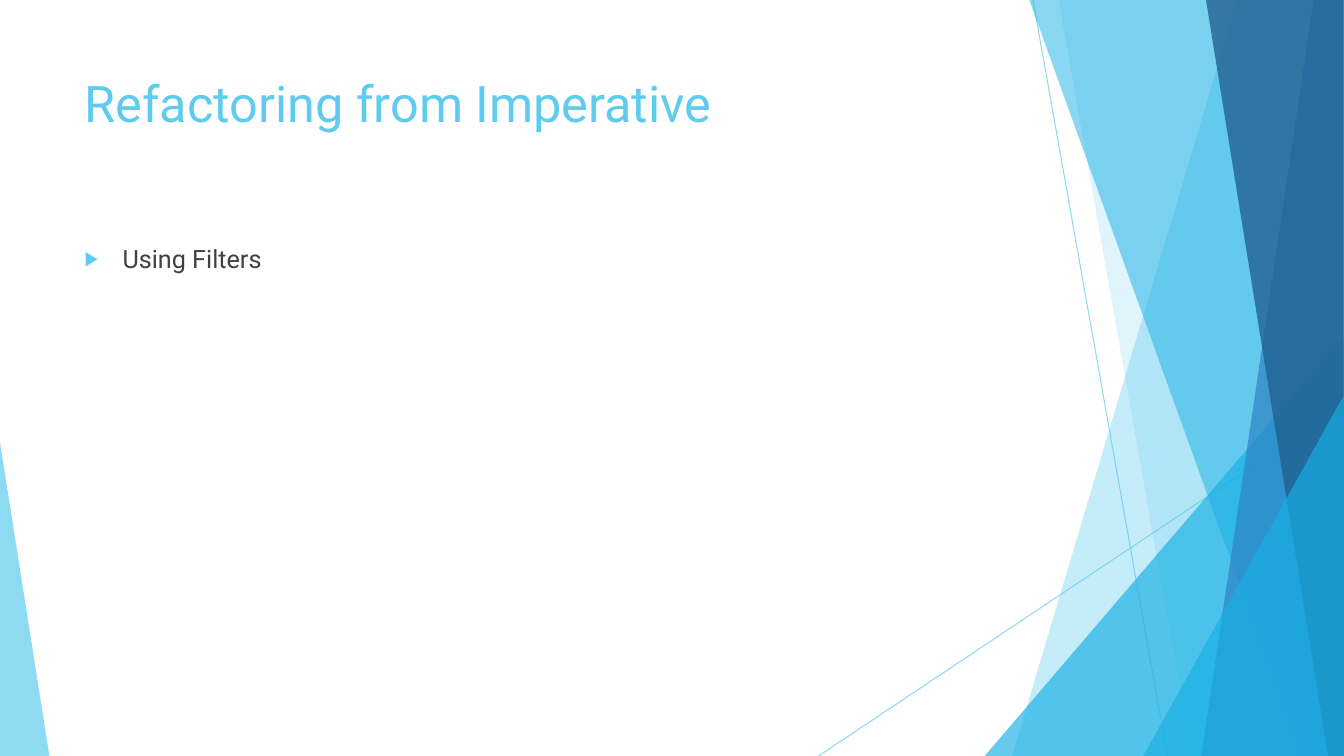
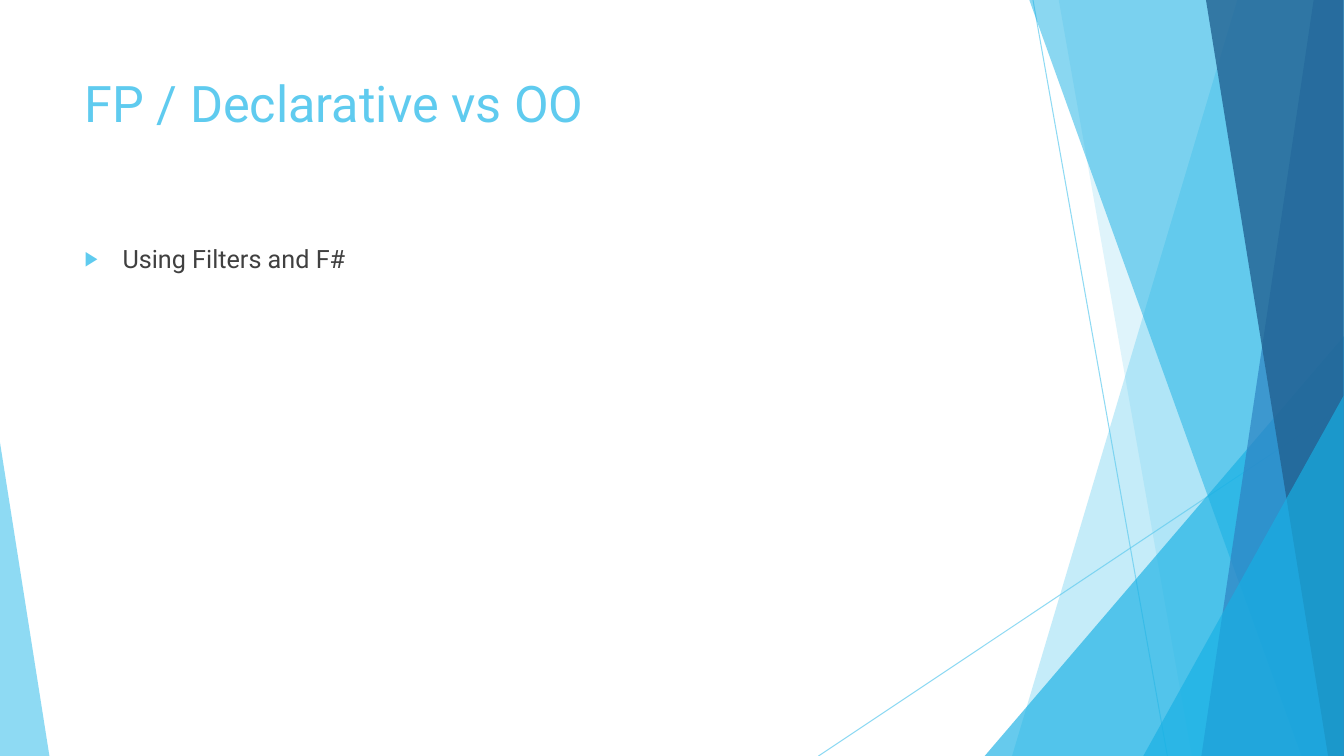
Before and after one commit to j1ebbinflow/FuncCourse, a slide deck: slide 32 of Topics/00 - Start the Func/Functional First Programming with F#.pptx (slide 30 before the commit). Drawn at 1344x756 pixels with LibreOffice and Linux fonts; fonts in the diff are those of the drawing. Boxes give left, top, right and bottom in pixels: in the first picture for what was removed or moved away, otherwise in the second. Text is boxed around its words. In the diff, an @@ line names an element or a change of style, - is before the commit and + after.

```diff
--- a/Topics/00 - Start the Func/Functional First Programming with F#.pptx
+++ b/Topics/00 - Start the Func/Functional First Programming with F#.pptx
@@ title at [85, 84, 583, 123]: text changed @@
-Refactoring from Imperative
+FP / Declarative vs OO
@@ text at [123, 249, 345, 274]: text changed @@
-▶ Using Filters
+▶ Using Filters and F#
```
Also in this commit, not shown: 3 other slides changed, 2 slides added.
